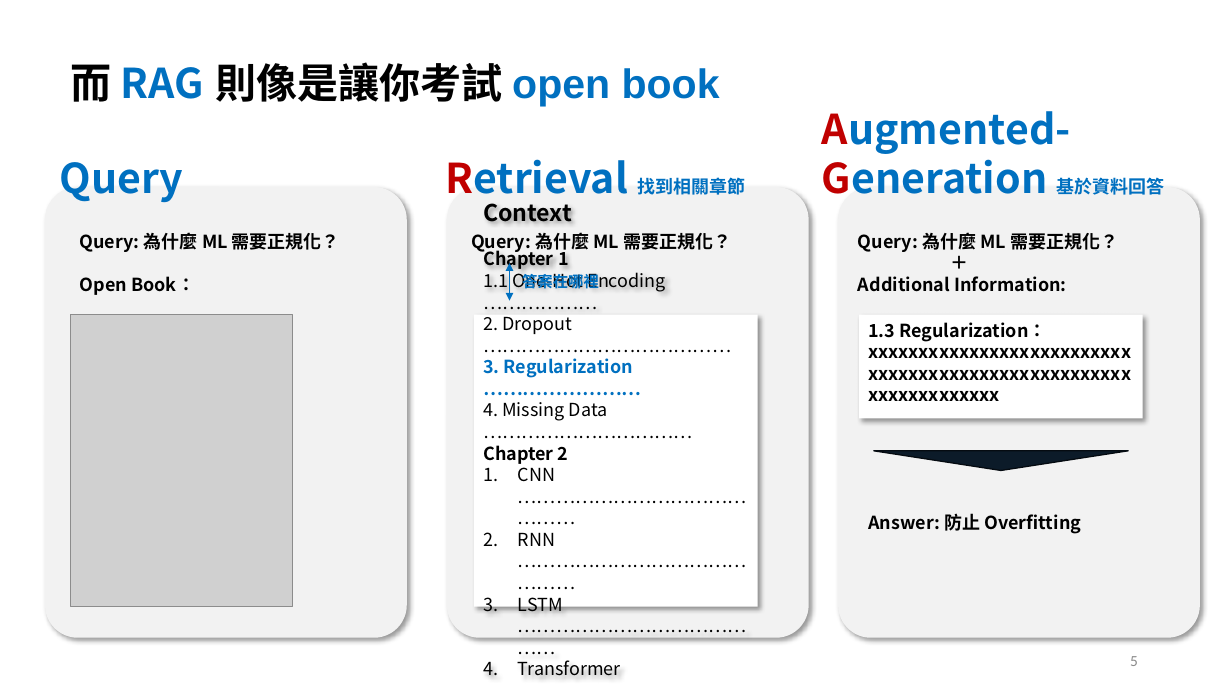
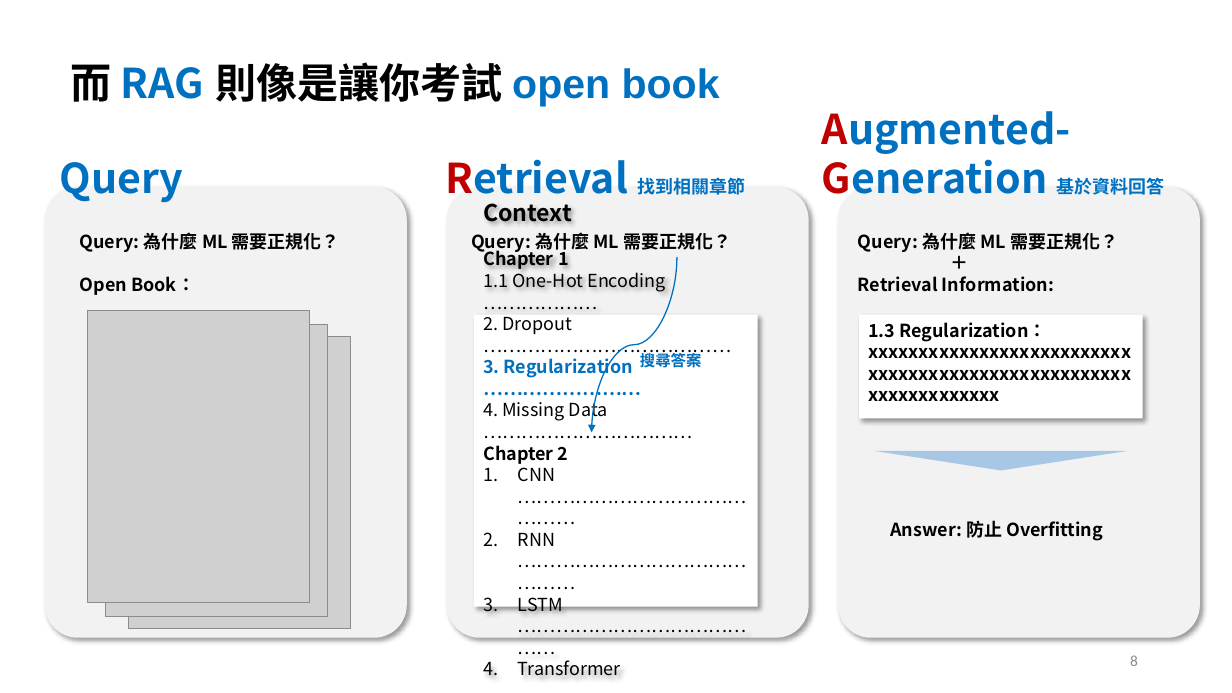
Before and after one commit to cathayins/llama_club, a slide deck: slide 9 of R1/R1.pptx (slide 6 before the commit). Drawn at 1232x693 pixels with LibreOffice and Linux fonts; fonts in the diff are those of the drawing; grey boxes stand for pictures. Boxes give left, top, right and bottom in pixels: in the first picture for what was removed or moved away, otherwise in the second. Text is boxed around its words. In the diff, an @@ line names an element or a change of style, - is before the commit and + after.

Commit message:
feat: R1 slide

```diff
--- a/R1/R1.pptx
+++ b/R1/R1.pptx
@@ double arrow removed from (509, 263) to (509, 300) @@
@@ curved arrow added from (677, 257) to (592, 433), #0070C0 1 pt @@
@@ text at box(858, 276, 1054, 292): text changed @@
-Additional Information:
+Retrieval Information:
@@ picture added at box(88, 311, 311, 603) @@
@@ picture added at box(105, 324, 328, 616) @@
@@ picture: place and size @@
-picture at box(70, 315, 293, 607)
+picture at box(128, 336, 351, 628)
@@ text at box(640, 351, 702, 371): text changed @@
-答案在哪裡
+搜尋答案
@@ triangle at box(873, 451, 1128, 470): fill #0C1B29 to #A7C7E5; outline #050C12 1 pt to none @@
@@ text "Answer: 防止 Overfitting": place and size @@
-text "Answer: 防止 Overfitting" at box(868, 513, 1081, 534)
+text "Answer: 防止 Overfitting" at box(890, 520, 1103, 541)
@@ page number at box(1130, 655, 1138, 666): text changed @@
-5
+8
```
Also in this commit, not shown: 4 other slides changed, 4 slides added, 1 slide removed.
